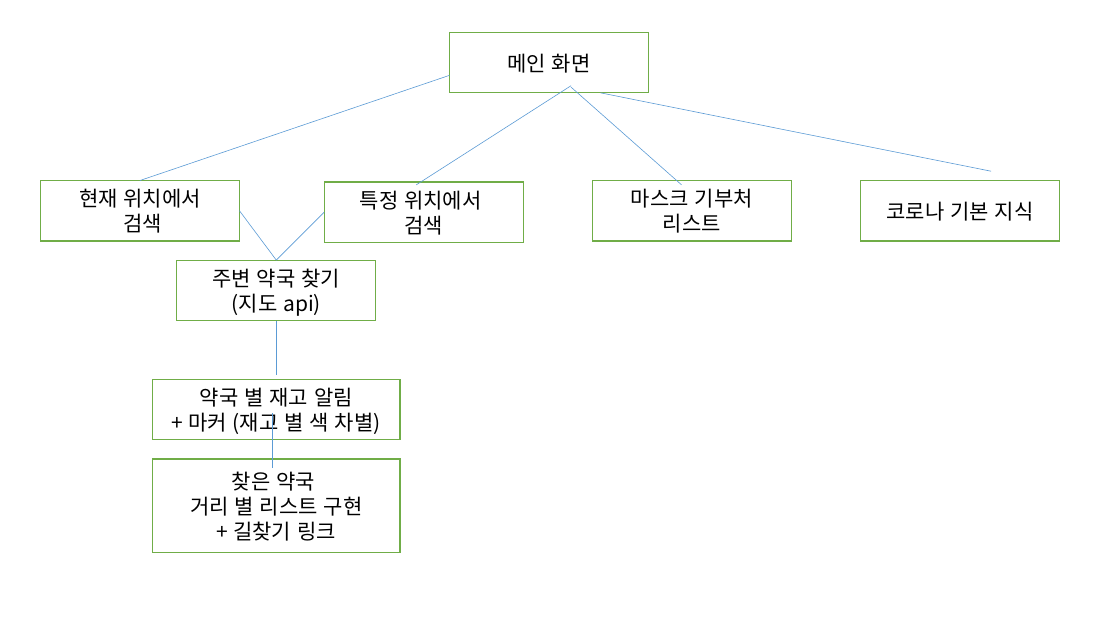
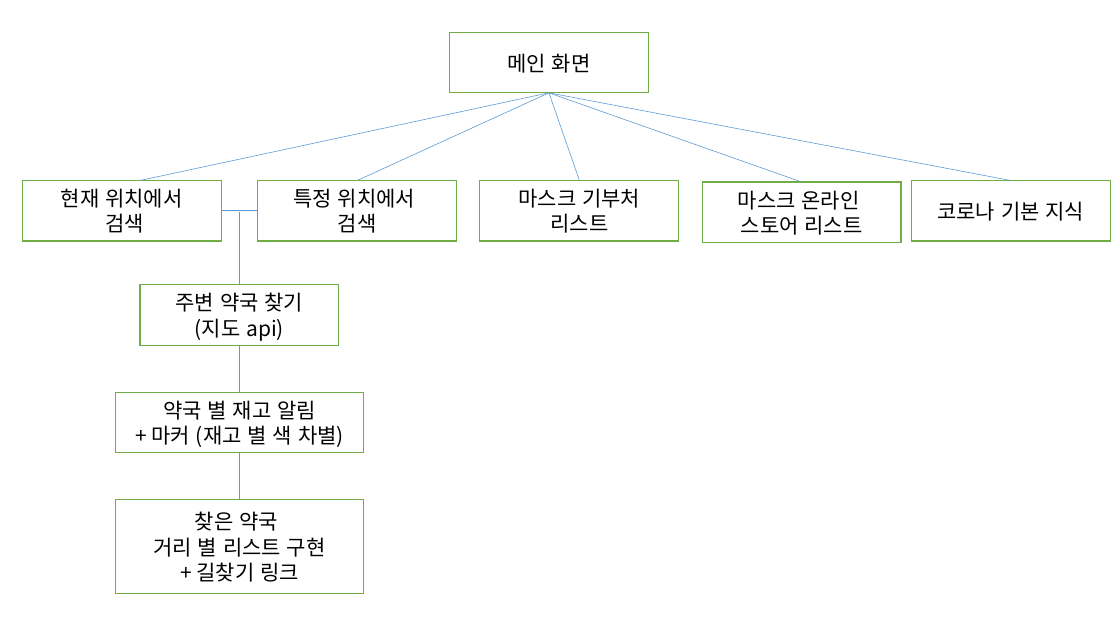
Before and after one commit to kimkyeongnam/corona_mask, a slide deck: slide 1 of 코로나 웹 설계 초안.pptx. Drawn at 1120x630 pixels with LibreOffice and Linux fonts; fonts in the diff are those of the drawing. Boxes give left, top, right and bottom in pixels: in the first picture for what was removed or moved away, otherwise in the second. Text is boxed around its words. In the diff, an @@ line names an element or a change of style, - is before the commit and + after.

Commit message:
Update design

```diff
--- a/코로나 웹 설계 초안.pptx
+++ b/코로나 웹 설계 초안.pptx
@@ line moved from (140, 181) - (450, 76) to (140, 181) - (549, 93) @@
@@ line moved from (417, 185) - (571, 86) to (357, 181) - (549, 93) @@
@@ line moved from (991, 171) - (601, 93) to (1011, 181) - (549, 93) @@
@@ line moved from (681, 185) - (571, 87) to (580, 181) - (549, 93) @@
@@ line added from (549, 93) to (802, 182), #5B9BD5 0.5 pt @@
@@ rectangle "현재 위치에서": place and size @@
-rectangle "현재 위치에서" at box(40, 181, 239, 241)
+rectangle "현재 위치에서" at box(22, 181, 221, 241)
@@ rectangle "특정 위치에서": place and size @@
-rectangle "특정 위치에서" at box(324, 182, 523, 243)
+rectangle "특정 위치에서" at box(258, 181, 457, 241)
@@ rectangle "마스크 기부처 리스트": place and size @@
-rectangle "마스크 기부처 리스트" at box(592, 181, 791, 241)
+rectangle "마스크 기부처 리스트" at box(480, 181, 679, 241)
@@ rectangle added at box(702, 182, 902, 243), fill #FFFFFF, outline #70AD47 1 pt, 18 pt, text #000000 @@
+마스크 온라인
+스토어 리스트
@@ rectangle "코로나 기본 지식": place and size @@
-rectangle "코로나 기본 지식" at box(861, 181, 1060, 241)
+rectangle "코로나 기본 지식" at box(912, 181, 1111, 241)
@@ line moved from (239, 211) - (276, 260) to (221, 211) - (258, 211) @@
@@ line moved from (276, 260) - (324, 213) to (239, 285) - (239, 213) @@
@@ rectangle "주변 약국 찾기": place and size @@
-rectangle "주변 약국 찾기" at box(177, 260, 376, 321)
+rectangle "주변 약국 찾기" at box(140, 285, 339, 345)
@@ line moved from (276, 375) - (276, 321) to (239, 392) - (239, 345) @@
@@ rectangle "약국 별 재고 알림": place and size @@
-rectangle "약국 별 재고 알림" at box(153, 380, 401, 440)
+rectangle "약국 별 재고 알림" at box(116, 392, 364, 453)
@@ line moved from (272, 468) - (272, 413) to (239, 500) - (239, 453) @@
@@ rectangle "찾은 약국": place and size @@
-rectangle "찾은 약국" at box(153, 459, 401, 552)
+rectangle "찾은 약국" at box(116, 500, 364, 593)
```
